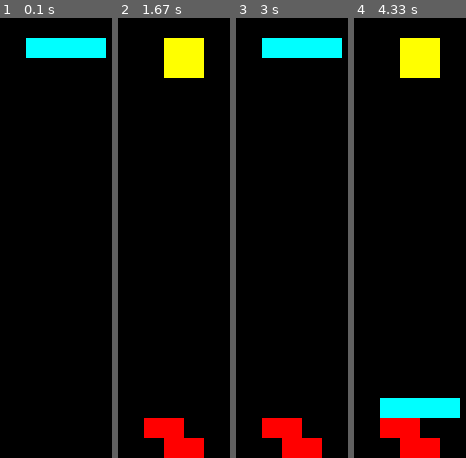
Above: before the commit, frames 1-4 (left to right).
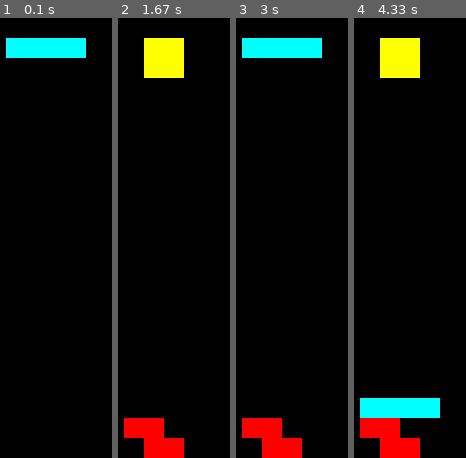
Above: after the commit, the same moments.

Repository: CAD97/pygame-tetris
Game: pygame game, started from src/main.py
Two runs of this game, one before a commit and one after it. Both use one fixed random seed, a clock stepped at 60 frames per second and the inputs below.
Inputs:
- Up to frame 1 (0.1 s): no input
- Up to frame 2 (1.67 s): tap Space at 0.33, 0.73, 1.03, 1.23, 1.53 s; hold Right 0.67-1.13 s; hold Up 1.17-1.63 s
- Up to frame 3 (3 s): hold Left 2.17-2.7 s; tap Space at 2.23, 2.53, 2.8 s; hold Down from 2.73 s (still down)
- Up to frame 4 (4.33 s): release Down at 3.03 s; hold Up 3.5-3.87 s; tap Space at 3.57 s

The runs differ from the first frame. In frame 1, 1.6% of the frame differs, in the area x 5-95%, y 4-10%; in frame 2, 6.5%; in frame 3, 4.9%; in frame 4, 8.1%, in the area x 5-95%, y 4-100%.

Commit message:
Minor style

Diff:
--- a/src/main.py
+++ b/src/main.py
@@ -1,6 +1,7 @@
 import pygame, sys
 from model import Tetris
 from pygame import Color, Rect
+
 
 def main():
     pygame.init()
@@ -21,6 +22,9 @@
                     tetris.rotate_counterclockwise()
                 elif key == 'x':
                     tetris.rotate_clockwise()
+                elif key == 'r':
+                    tetris = Tetris()
+                    continue
                 elif key == ' ':
                     tetris.hold()
                 elif key == '':
--- a/src/model/__init__.py
+++ b/src/model/__init__.py
@@ -89,7 +89,7 @@
             for dx in range(self.floating.width):
                 if self.floating.shape[dy][dx]:
                     self.grid[y + dy][x + dx] = self.floating.shape[dy][dx]
-        self.floating_pos = (0, 4)
+        self.floating_pos = (0, 3)
         self.floating = self.upcoming.pop().cloned()
         if not self.upcoming:
             self.upcoming = list(TetrisPiece.all)
@@ -108,7 +108,7 @@
         """Hold functionality: put the current piece on hold and take the old one from hold."""
         assert self._consistent()
         self.holding, self.floating = self.floating, self.holding
-        self.floating_pos = (0, 4)
+        self.floating_pos = (0, 3)
         if self.floating is TetrisPiece.Null:
             self.lock()
 
